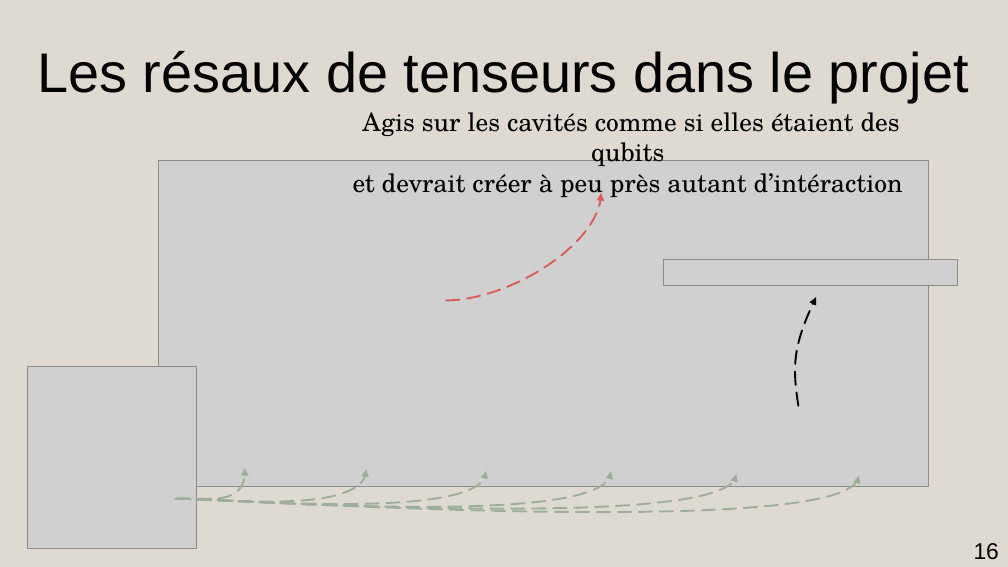
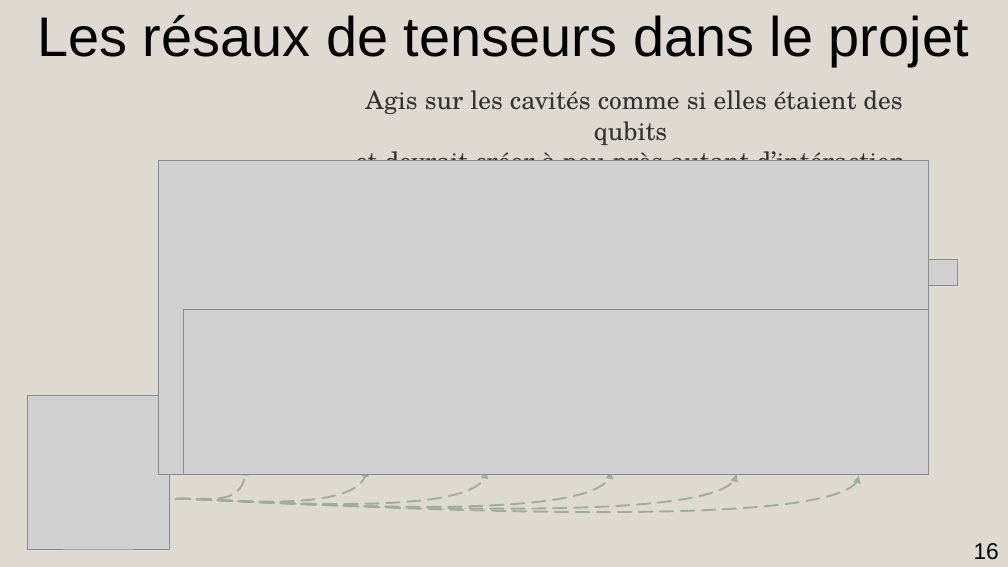
Before and after one commit to AmdaU/presentations, a slide deck: slide 16 of Seminaire/Seminaire.odp. Drawn at 1008x567 pixels with LibreOffice and Linux fonts; fonts in the diff are those of the drawing; grey boxes stand for pictures. Boxes give left, top, right and bottom in pixels: in the first picture for what was removed or moved away, otherwise in the second. Text is boxed around its words. In the diff, an @@ line names an element or a change of style, - is before the commit and + after.

```diff
--- a/Seminaire/Seminaire.odp
+++ b/Seminaire/Seminaire.odp
@@ title "Les résaux de tenseurs dans ...": place and size @@
-title "Les résaux de tenseurs dans ..." at box(37, 51, 969, 102)
+title "Les résaux de tenseurs dans ..." at box(37, 15, 969, 66)
@@ title "Agis sur les cavités comme ...": place and size @@
-title "Agis sur les cavités comme ..." at box(353, 112, 903, 200)
+title "Agis sur les cavités comme ..." at box(355, 90, 906, 161)
@@ title "Agis sur les cavités comme ..." at box(355, 90, 906, 161): text colour #000000 to #333333 @@
@@ picture: place and size @@
-picture at box(158, 160, 928, 487)
+picture at box(158, 160, 928, 475)
@@ freeform shape removed at box(446, 193, 602, 300) @@
@@ freeform shape removed at box(796, 297, 817, 406) @@
@@ picture added at box(183, 310, 928, 475) @@
@@ picture: place and size @@
-picture at box(27, 367, 197, 549)
+picture at box(27, 395, 170, 549)
```
Also in this commit, not shown: 12 other slides changed, 4 other files.
